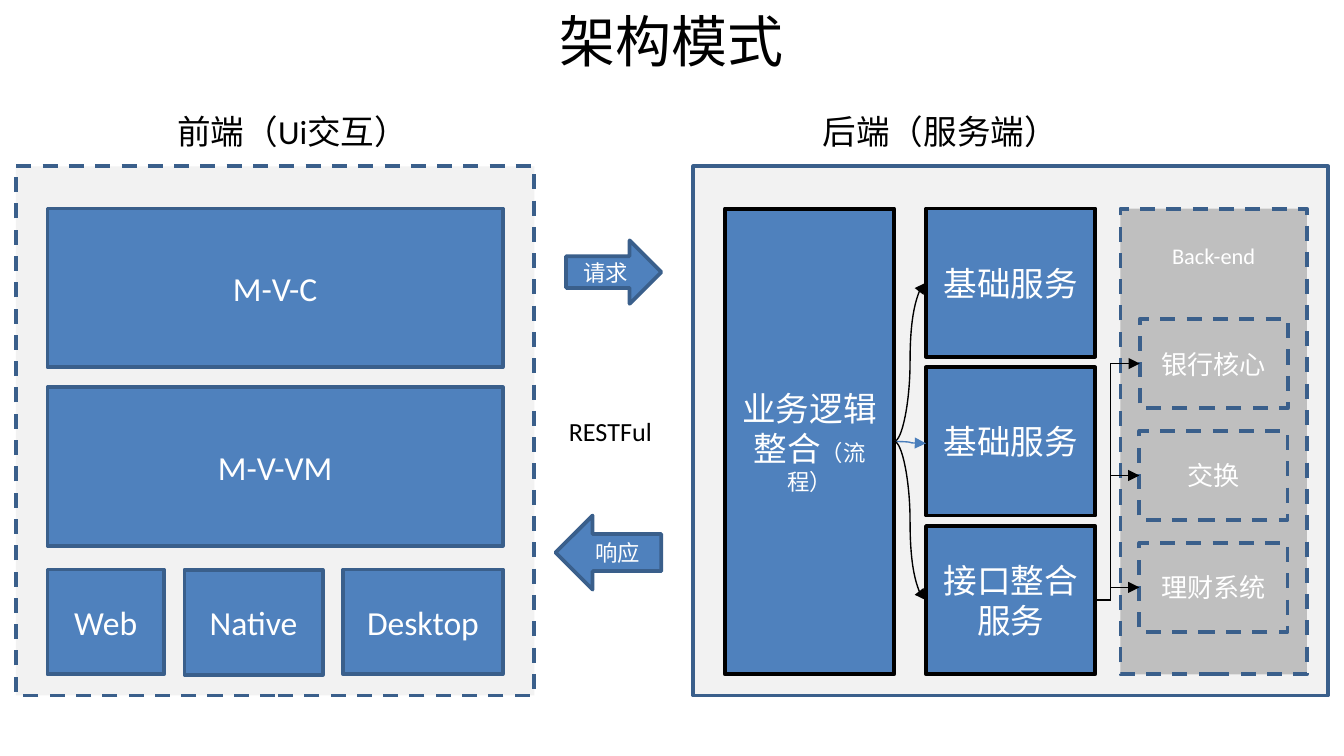
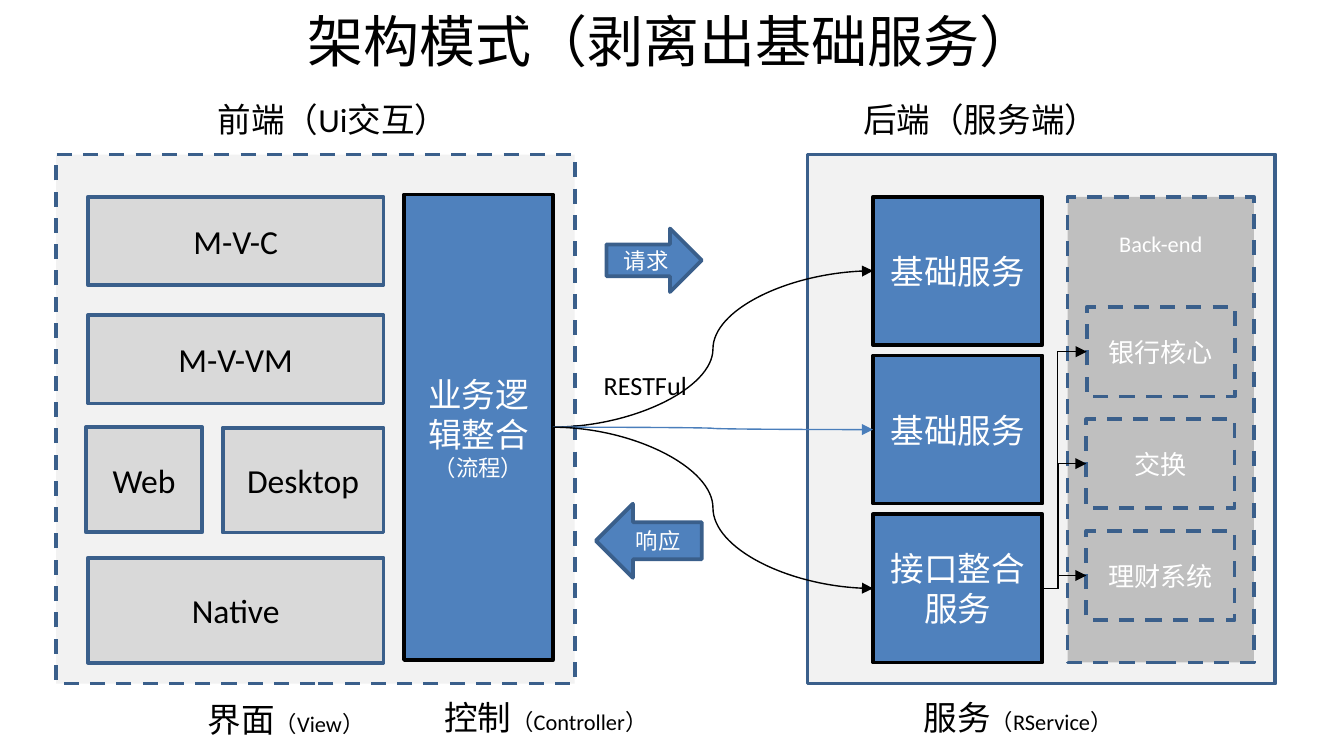
Before and after one commit to shiyunlai/tistools, a slide deck: slide 11 of readme/TIStools.pptx. Drawn at 1344x756 pixels with LibreOffice and Linux fonts; fonts in the diff are those of the drawing. Boxes give left, top, right and bottom in pixels: in the first picture for what was removed or moved away, otherwise in the second. Text is boxed around its words. In the diff, an @@ line names an element or a change of style, - is before the commit and + after.

Commit message:
增加架构原则：分离

```diff
--- a/readme/TIStools.pptx
+++ b/readme/TIStools.pptx
@@ text at (308,14,1036,67): text changed @@
-架构模式
+架构模式（剥离出基础服务）
@@ 2 texts, 1 left arrow, 1 rectangle: place and size @@
-2 texts, 1 left arrow, 1 rectangle at (16,115,1058,696)
+2 texts, 1 left arrow, 1 rectangle at (56,103,1098,684)
@@ rectangle: place and size @@
-rectangle at (694,167,1328,696)
+rectangle at (808,155,1275,684)
@@ rectangle "M-V-C": place and size @@
-rectangle "M-V-C" at (47,208,503,367)
+rectangle "M-V-C" at (87,196,383,285)
@@ rectangle "业务逻辑整合（流程）": place and size @@
-rectangle "业务逻辑整合（流程）" at (724,208,894,673)
+rectangle "业务逻辑整合（流程）" at (405,195,554,660)
@@ right arrow "请求": place and size @@
-right arrow "请求" at (566,241,661,304)
+right arrow "请求" at (606,228,702,292)
@@ curved arrow moved from (894, 441) - (926, 282) to (552, 427) - (874, 271) @@
@@ rectangle "M-V-VM": place and size @@
-rectangle "M-V-VM" at (47,387,503,546)
+rectangle "M-V-VM" at (87,316,383,405)
@@ text "RESTFul" rewrapped from (569,423,652,442) to (604,377,687,401) @@
@@ rectangle "Web": place and size @@
-rectangle "Web" at (47,570,164,675)
+rectangle "Web" at (86,427,203,532)
@@ text colour #FFFFFF to #000000; fill #4F81BD to #D9D9D9 in 5 elements at (87,196,383,285), (87,316,383,405), (86,427,203,532), (87,558,383,663), (223,427,384,532) @@
@@ rectangle "Desktop": place and size @@
-rectangle "Desktop" at (343,570,503,675)
+rectangle "Desktop" at (223,427,384,532)
@@ curved arrow moved from (894, 441) - (926, 601) to (552, 427) - (874, 589) @@
@@ curved arrow moved from (894, 441) - (926, 444) to (552, 427) - (874, 430) @@
@@ 4 rectangles: place and size @@
-4 rectangles at (1121,208,1308,673)
+4 rectangles at (1067,196,1254,661)
@@ rectangle "Native": place and size @@
-rectangle "Native" at (184,570,323,675)
+rectangle "Native" at (87,558,383,663)
@@ 3 rectangles, 3 elbow arrows: place and size @@
-3 rectangles, 3 elbow arrows at (926,208,1140,673)
+3 rectangles, 3 elbow arrows at (874,196,1087,663)
@@ text added at (208,705,365,735), 12 pt, text #000000 @@
+界面（View）
@@ text added at (444,701,647,733), 12 pt, text #000000 @@
+控制（Controller）
@@ text added at (923,702,1113,733), 12 pt, text #000000 @@
+服务（RService）
```
Also in this commit, not shown: 3 slides added.
